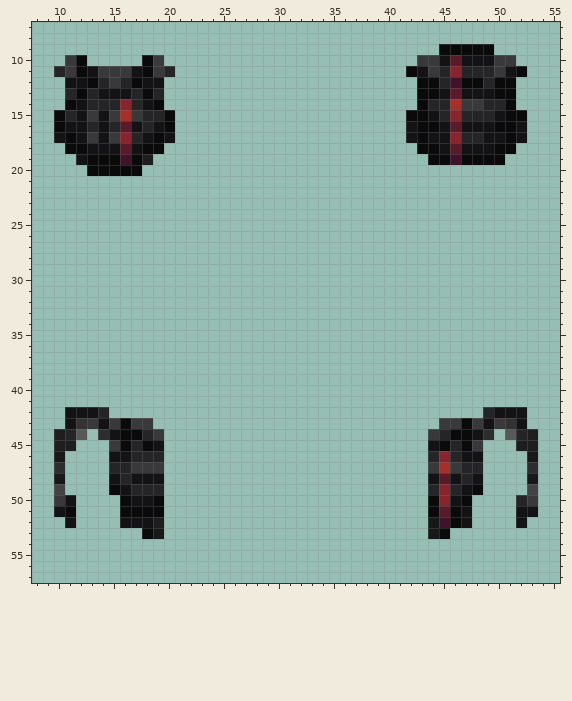
One commit to this pixel-art sprite: Resources/Textures/_Sunrise/Clothing/OuterClothing/Vests/web_armor_sec.rsi/equipped-OUTERCLOTHING.png. Above, as it was before the edit.
The file is 64x64 pixels. Pixels under 10% opacity are left out. Colours within 5 levels of each other are drawn and written as one. Shown: x 8..55, y 7..57.
After:
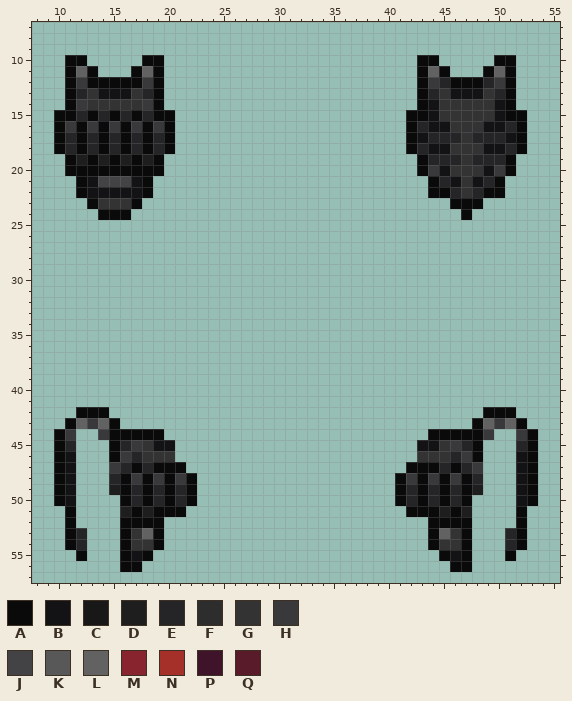
Palette (. is transparent): A #0a0a0a  B #131214  C #181818  D #1f1e1f  E #252426  F #2d2d2d  G #333333  H #39383b  J #434245  K #585858  L #626263  M #88242d  N #a52f29  P #3f1329  Q #591a2a
Diff:
@@ x 8..55 @@
  8 ................................................
- 9 .....................................AAAAA......
-10 ...HA.....AH.......................HHBQBBBHH....
-11 ..EHABHHHBAHE.....................ABHEMEEEHBA...
-12 ...BBAEHEABB.......................AAEPAAEAA....
-13 ...EAEBBBEAE.......................AABQBBBAA....
-14 ...ABEEEMEBA.......................AEENHHEEA....
-15 ..AEBHBHNHEEA.....................AABEMEEEBAA...
-16 ..ABBEBEQBEBA.....................BAABQBBBAAB...
-17 ..BABHBHMEBAB.....................BABBMEEBBAB...
-18 ...AABBBQBAA.......................AABQBBBAA....
-19 ....BAAAPAD.........................AAPAAAA.....
-20 .....AAAAA......................................
-21 ................................................
-22 ................................................
-23 ................................................
-24 ................................................
+ 9 ................................................
+10 ...AA.....AA.......................AA.....AA....
+11 ...ALA...ALA.......................ALA...ALA....
+12 ...AHAAAAAHA.......................AHEAAAEHA....
+13 ...AEGBBBGEA.......................AEGBBBGEA....
+14 ...AHGGGGGHA.......................ABGGGGGBA....
+15 ..AAEAEAEAEAA.....................AABGGGGGBAA...
+16 ..AHAHAHAHAHA.....................AEBBGGGBBEA...
+17 ..AEAEAEAEAEA.....................ABEEEGEEEBA...
+18 ..AEAEAEAEAEA.....................AEBBGGGBBEA...
+19 ...ADADADADA.......................AEEEGEEEA....
+20 ...AAAAAAAAA.......................AHBGGGBHA....
+21 ....ABJJJBA.........................AEBGBEA.....
+22 ....ABBBBBA.........................AAEGEAA.....
+23 .....AGGGA............................AAA.......
+24 ......AAA..............................A........
 25 ................................................
@@ x 8..55 @@
 41 ................................................
-42 ...BBBE..................................EBBB...
-43 ...BGHBHAHH..........................HHAHBHGB...
-44 ..DEK.FBAAEH........................HEAABF.KED..
-45 ..DD...HAEAB........................BAEAH...DD..
-46 ..C....BBEEE........................EMEBB....C..
-47 ..F....EEHHH........................HNHEE....F..
-48 ..C....BEBBB........................BQBEB....C..
-49 ..J....ABEEE........................EMEBA....J..
-50 ..HB....ABBA........................AMBA....EH..
-51 ..BA....AAAA........................AQAB....BB..
-52 ...B....BBBD........................CPAB....B...
-53 ..........AC........................CA..........
-54 ................................................
-55 ................................................
-56 ................................................
+42 ....AAA..................................AAA....
+43 ...ALHLA................................ALHLA...
+44 ..AH..HAAAAA........................AAAAAH..HA..
+45 ..AE...AEHGBB......................BBGHEA...EA..
+46 ..AB...AHEGGG......................GGGEHA...BA..
+47 ..AB...HEAEAAA....................AAAEAEH...BA..
+48 ..AB...EAHAHAHA..................AHAHAHAE...BA..
+49 ..AB...DAEAEAEA..................AEAEAEAD...BA..
+50 ..AB....AEAEAEA..................AEAEAEA....BA..
+51 ...A....DADAAA....................AAADAD....A...
+52 ...A....AAAA........................AAAA....A...
+53 ...AE...AGLA........................ALGA...EA...
+54 ...AE...AGGA........................AGGA...EA...
+55 ....A...ABA..........................ABA...A....
+56 ........AA............................AA........
 57 ................................................
Boxes around the changes in both pictures, in picture pixels (x1, y1, x2, y2):
changed: (406, 44, 527, 220)
changed: (54, 55, 175, 220)
changed: (54, 407, 197, 572)
changed: (395, 407, 538, 572)
